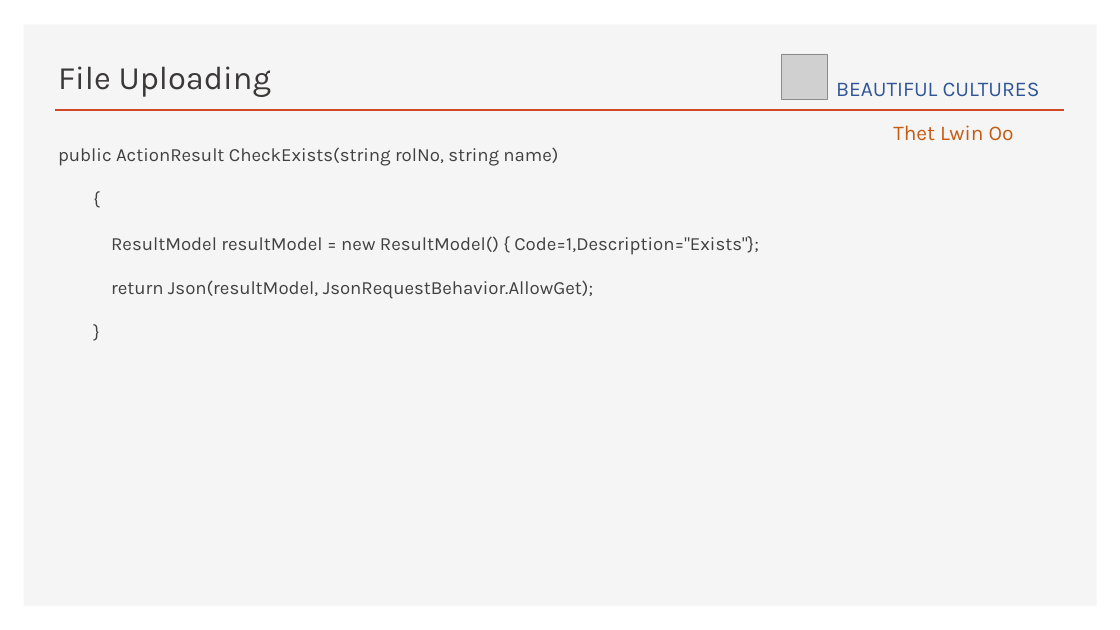
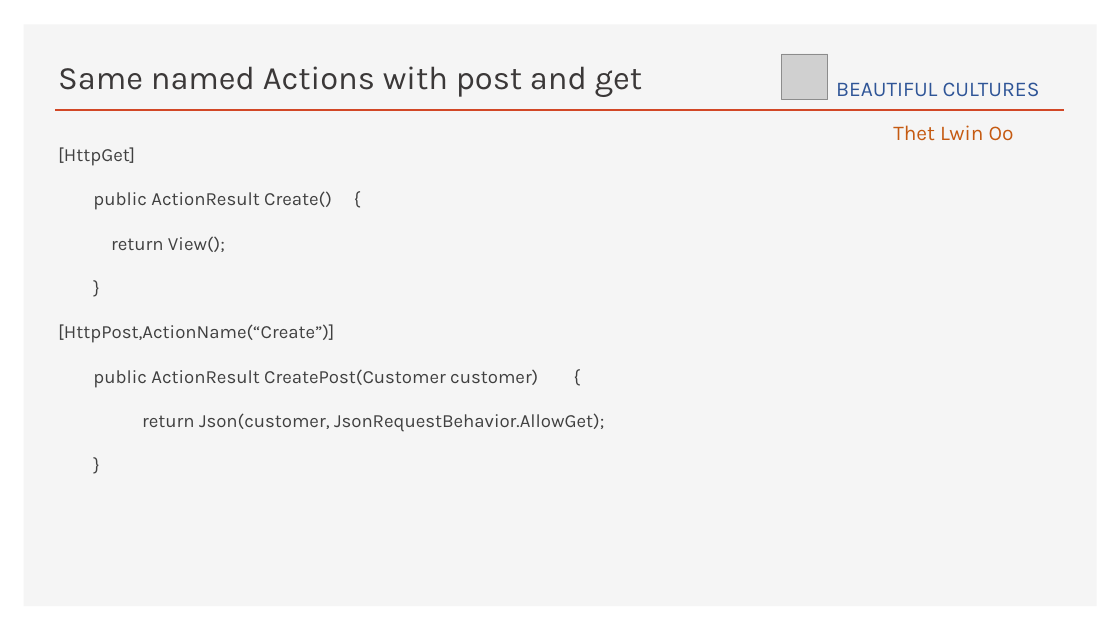
Before and after one commit to ThetLwinOoAam/AspNetMVCTPC1_Doc, a slide deck: slide 23 of AspDotNetMVC.pptx (slide 29 before the commit). Drawn at 1120x630 pixels with LibreOffice and Linux fonts; fonts in the diff are those of the drawing; grey boxes stand for pictures. Boxes give left, top, right and bottom in pixels: in the first picture for what was removed or moved away, otherwise in the second. Text is boxed around its words. In the diff, an @@ line names an element or a change of style, - is before the commit and + after.

Commit message:
Latest Slide

```diff
--- a/AspDotNetMVC.pptx
+++ b/AspDotNetMVC.pptx
@@ title at <box>58,66,642,97</box>: text changed @@
-File Uploading
+Same named Actions with post and get
@@ text at <box>58,147,332,252</box>: text changed @@
-public ActionResult CheckExists(string rolNo, string name)
-{
-ResultModel resultModel = new ResultModel() { Code=1,Description="Exists"};
-return Json(resultModel, JsonRequestBehavior.AllowGet);
+[HttpGet]
+public ActionResult Create() {
+return View();
@@ text at <box>58,324,604,432</box>: paragraphs added @@
+[HttpPost,ActionName(“Create”)]
+public ActionResult CreatePost(Customer customer) {
+return Json(customer, JsonRequestBehavior.AllowGet);
+}
```
Also in this commit, not shown: 1 other slide changed, 4 slides added.
